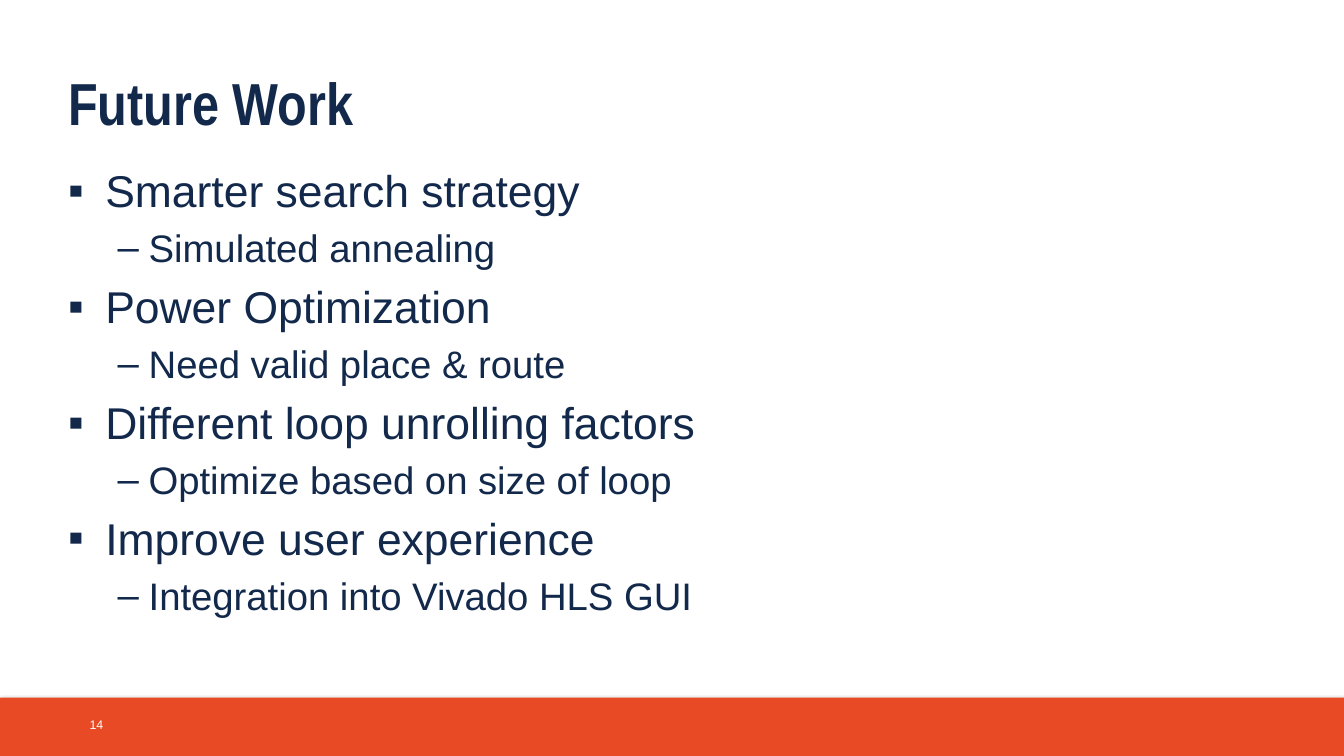
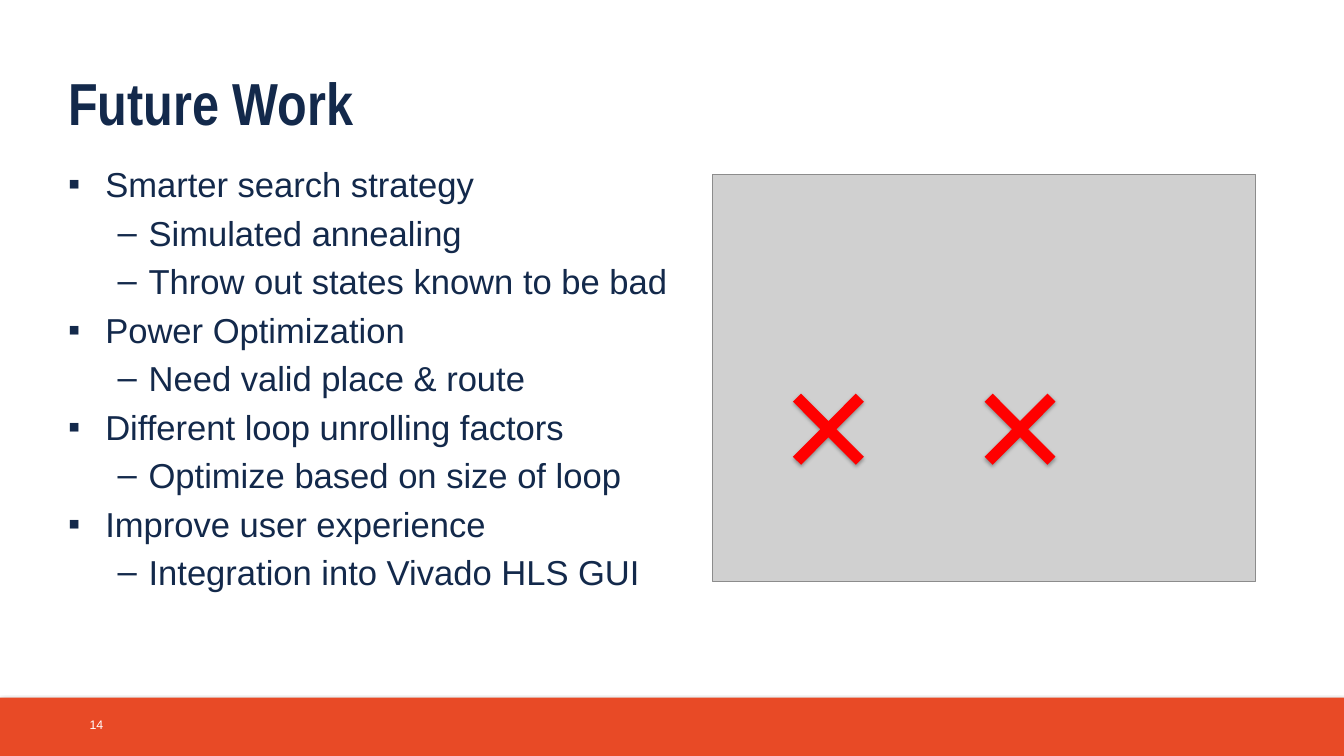
Before and after one commit to atsmith3/CruiseControl, a slide deck: slide 14 of Documentation/final_presentation.pptx. Drawn at 1344x756 pixels with LibreOffice and Linux fonts; fonts in the diff are those of the drawing; grey boxes stand for pictures; background and template pictures are left out. Boxes give left, top, right and bottom in pixels: in the first picture for what was removed or moved away, otherwise in the second. Text is boxed around its words. In the diff, an @@ line names an element or a change of style, - is before the commit and + after.

Commit message:
Final design presentation

```diff
--- a/Documentation/final_presentation.pptx
+++ b/Documentation/final_presentation.pptx
@@ text at (105,172,639,592): size 36 to 28 pt in "Smarter search strategy", "Power Optimization", "Different loop unrolling factors", "Improve user experience"; size 31 to 28 pt in "Simulated annealing", "Need valid place & route", "Optimize based on size of loop", "Integration into Vivado HLS GUI"; less space between paragraphs @@
@@ picture added at (712,174,1256,582) @@
@@ text at (149,269,667,295): paragraph added @@
+  – Throw out states known to be bad
@@ cross added at (768,368,889,490), fill #FF0000 @@
@@ cross added at (960,368,1081,490), fill #FF0000 @@
```
Also in this commit, not shown: 4 other slides changed.
